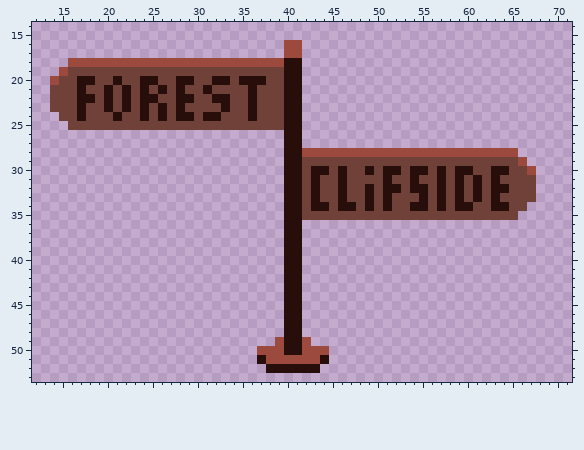
Two versions of one sprite sheet, sprites/spr_sign/0f1c3a97-3d79-4f26-a674-a75c512e2016.png. The picture above is the old version.
The file is 79x62 pixels. Shown: x 12..71, y 14..53.
After:
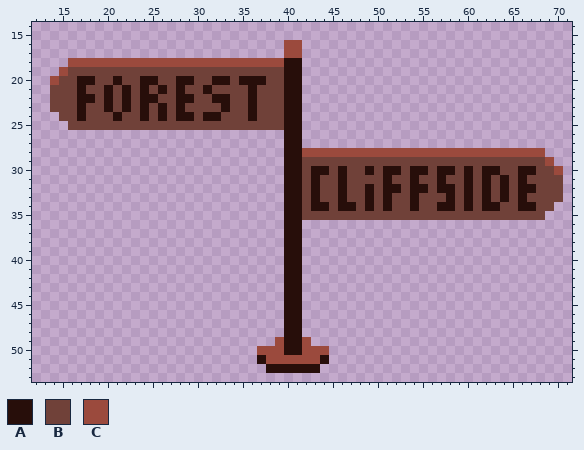
Palette (. is transparent): A #270e0a  B #704139  C #9b4a3d
Diff:
@@ x 52..71 @@
 27 ....................
-28 CCCCCCCCCCCCCC......
-29 BBBBBBBBBBBBBBC.....
-30 ABAABABAABBAABBC....
-31 BBABBABABABABBBB....
-32 ABAABABABABAABBB....
-33 BBBABABABABABBBB....
-34 BBAABABAABBAABB.....
-35 BBBBBBBBBBBBBB......
+28 CCCCCCCCCCCCCCCCC...
+29 BBBBBBBBBBBBBBBBBC..
+30 ABAABAABABAABBAABBC.
+31 BBABBABBABABABABBBB.
+32 ABAABAABABABABAABBB.
+33 BBABBBABABABABABBBB.
+34 BBABBAABABAABBAABB..
+35 BBBBBBBBBBBBBBBBB...
 36 ....................
Boxes around the changes in both pictures, in picture pixels (x1, y1, x2, y2):
changed: (410, 148, 563, 220)
